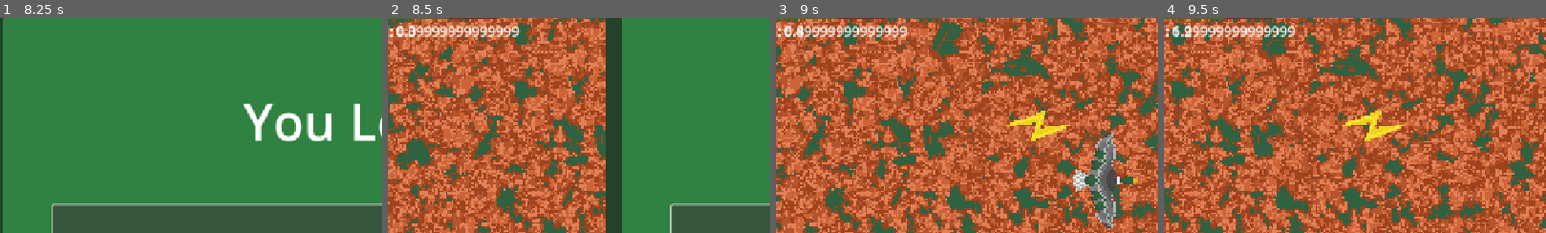
Above: before the commit, frames 1-4 (left to right).
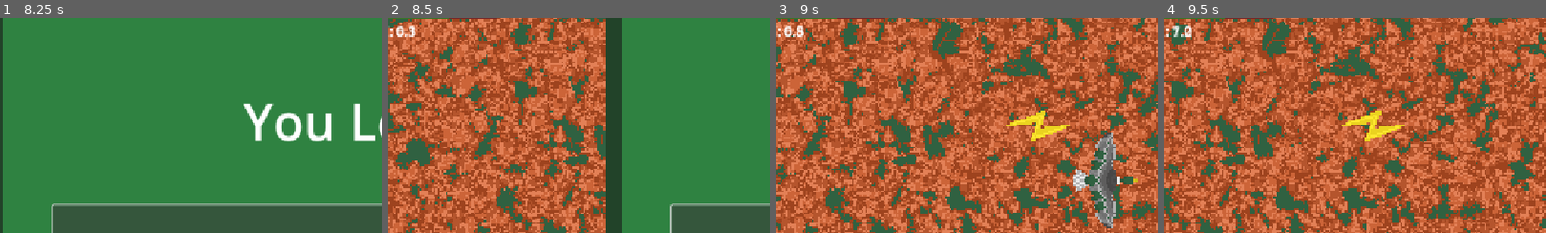
Above: after the commit, the same moments.

Repository: appellatebaton0/siege-4
Game: Godot game, scene res://scenes/main.tscn
Same seed, same stepped clock (60 frames per second), same inputs: the game is played once before the commit and once after it.
Inputs:
- Up to frame 1 (8.25 s): click "START" at 0.5 s; tap Enter at 1.25 s; hold D (right) 1.28-2.03 s; hold S (down) 2.03-2.78 s; hold D (right) 2.78-3.53 s; hold W (up) 3.53-4.28 s; hold A (left) 4.28-5.78 s; hold S (down) 5.78-6.53 s; hold D (right) 6.53-7.28 s; hold W (up) 7.28-8 s; click "START" at 8 s
- Up to frame 2 (8.5 s): no input
- Up to frame 3 (9 s): hold D (right) from 8.78 s (still down)
- Up to frame 4 (9.5 s): keep holding D (right)
The pictures show only the part of the screen within x 9-59%, y 12-62%; the shares and areas given below are measured in that part.

Frame 1 is identical in both runs. In frame 2, 1.0% of the frame differs, in the area x 5-35%, y 3-9%; in frame 3, 1.0%; in frame 4, 1.1%, in the area x 2-35%, y 3-9%.

Commit message:
v.0.11 - Score!
- The score is fully working, now I just need to do the highscore and make them both visible on the lose screen. Final push time!

Diff:
--- a/scenes/level.tscn
+++ b/scenes/level.tscn
@@ -18,6 +18,7 @@
 [ext_resource type="Script" uid="uid://64djo1ycff7k" path="res://scripts/values/bit.gd" id="15_ux5qa"]
 [ext_resource type="Script" uid="uid://bc87fqj83okns" path="res://scripts/bits/property_modifier.gd" id="16_ux5qa"]
 [ext_resource type="Script" uid="uid://bxl20cm7r57lo" path="res://scripts/values/string/concat_string.gd" id="17_82cfe"]
+[ext_resource type="Script" uid="uid://bck35smf1mhvk" path="res://scripts/values/float/round.gd" id="19_gunhw"]
 
 [sub_resource type="RectangleShape2D" id="RectangleShape2D_olg7q"]
 size = Vector2(421.5, 30)
@@ -114,7 +115,7 @@
 
 [node name="AddScore" type="Node" parent="Score" node_paths=PackedStringArray("target", "new_value")]
 script = ExtResource("13_wc255")
-target = NodePath("Score+1/CastFloat/GetScore/GetLevel")
+target = NodePath("Score+1/Score/GetScore/GetLevel")
 value_id = "score"
 new_value = NodePath("Score+1")
 metadata/_custom_type_script = "uid://hg8o6oww1p4g"
@@ -123,16 +124,16 @@
 script = ExtResource("14_arp2o")
 metadata/_custom_type_script = "uid://cae7ohv2js782"
 
-[node name="CastFloat" type="Node" parent="Score/AddScore/Score+1"]
+[node name="Score" type="Node" parent="Score/AddScore/Score+1"]
 script = ExtResource("15_82cfe")
 metadata/_custom_type_script = "uid://bdjqjjp8vifaj"
 
-[node name="GetScore" type="Node" parent="Score/AddScore/Score+1/CastFloat"]
+[node name="GetScore" type="Node" parent="Score/AddScore/Score+1/Score"]
 script = ExtResource("15_ux5qa")
 id = "score"
 metadata/_custom_type_script = "uid://64djo1ycff7k"
 
-[node name="GetLevel" type="Node" parent="Score/AddScore/Score+1/CastFloat/GetScore" node_paths=PackedStringArray("response")]
+[node name="GetLevel" type="Node" parent="Score/AddScore/Score+1/Score/GetScore" node_paths=PackedStringArray("response")]
 script = ExtResource("6_64w2a")
 response = NodePath("../../../../../..")
 metadata/_custom_type_script = "uid://b1o48vkwquyxs"
@@ -177,8 +178,13 @@
 
 [node name="ConcatString" type="Node" parent="CanvasLayer/MarginContainer/VBoxContainer/Label/PropertyModifier" node_paths=PackedStringArray("values")]
 script = ExtResource("17_82cfe")
-values = [NodePath("../../../../../../Score/AddScore/Score+1/CastFloat/GetScore")]
+values = [NodePath("Node")]
 string = "SCORE: {0}"
 metadata/_custom_type_script = "uid://bxl20cm7r57lo"
 
+[node name="Node" type="Node" parent="CanvasLayer/MarginContainer/VBoxContainer/Label/PropertyModifier/ConcatString" node_paths=PackedStringArray("input")]
+script = ExtResource("19_gunhw")
+input = NodePath("../../../../../../../Score/AddScore/Score+1/Score")
+places = 2
+
 [connection signal="timed_out" from="Score/1sTImer" to="Score/AddScore" method="modify"]
--- a/scripts/values/float/round.gd
+++ b/scripts/values/float/round.gd
@@ -1,5 +1,16 @@
-class_name ExampleValue extends Value
-## What do I do?
+class_name RoundedFloat extends FloatValue
+## Rounds a float to a certain place.
 
-func value() -> Variant:
-	return null
+## The float to round.
+@export var input:FloatValue
+
+## The places to round it to.
+@export var places:int
+
+func value() -> float:
+	if input != null:
+		var place_value := pow(10, places)
+
+		return round(input.value() * place_value) / place_value
+
+	return -1.0
Not shown: 1 places in scenes/level.tscn that only renumber resources
